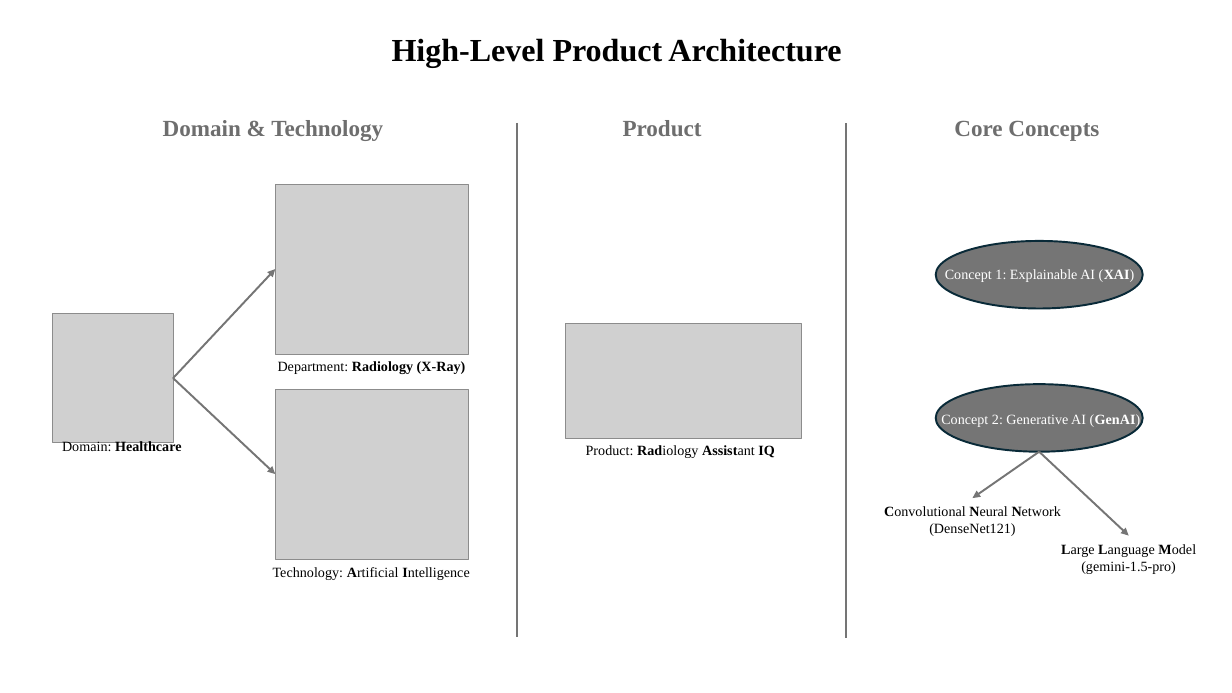
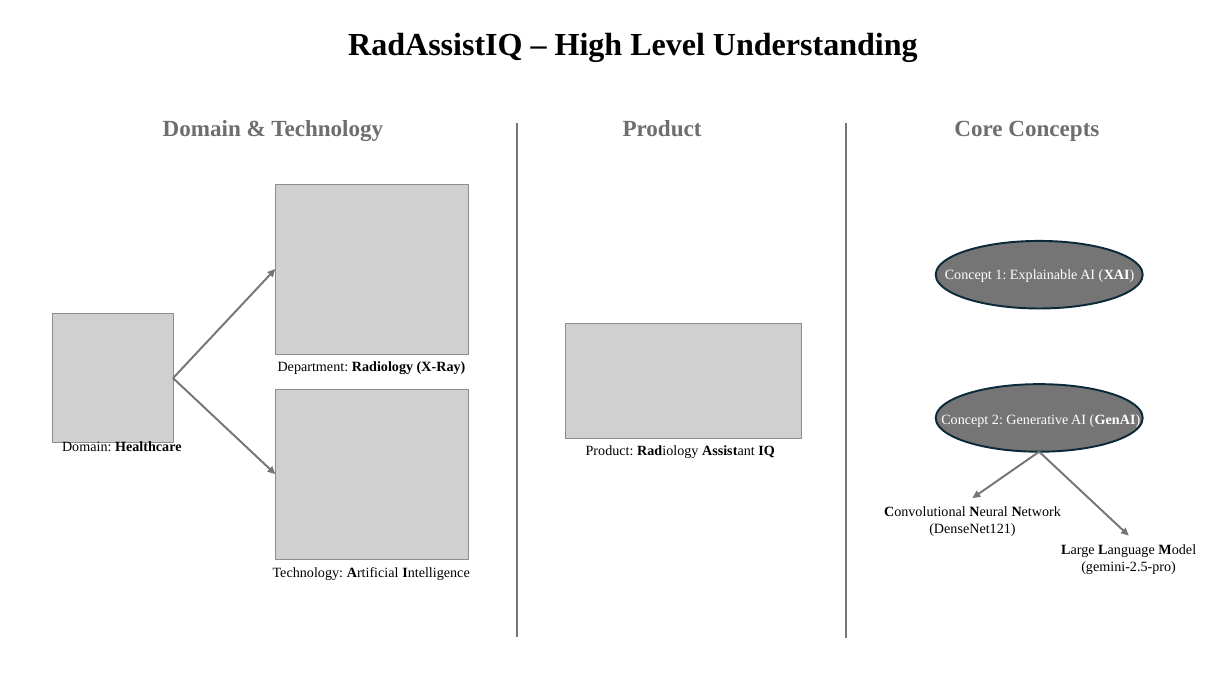
Before and after one commit to suryakurapati-edu/projects, a slide deck: slide 4 of RadAssistIQ_DenseNet121CNN_LLM/documentation/x23396920-presentation.pptx (slide 2 before the commit). Drawn at 1232x693 pixels with LibreOffice and Linux fonts; fonts in the diff are those of the drawing; grey boxes stand for pictures. Boxes give left, top, right and bottom in pixels: in the first picture for what was removed or moved away, otherwise in the second. Text is boxed around its words. In the diff, an @@ line names an element or a change of style, - is before the commit and + after.

Commit message:
RadAssistIQ

```diff
--- a/RadAssistIQ_DenseNet121CNN_LLM/documentation/x23396920-presentation.pptx
+++ b/RadAssistIQ_DenseNet121CNN_LLM/documentation/x23396920-presentation.pptx
@@ text at [348, 32, 918, 62]: text changed @@
-High-Level Product Architecture
+RadAssistIQ – High Level Understanding
@@ text at [1081, 561, 1176, 574]: text changed @@
-(gemini-1.5-pro)
+(gemini-2.5-pro)
```
Also in this commit, not shown: 2 other slides changed, 5 slides added, 1 slide removed, 4 other files.
